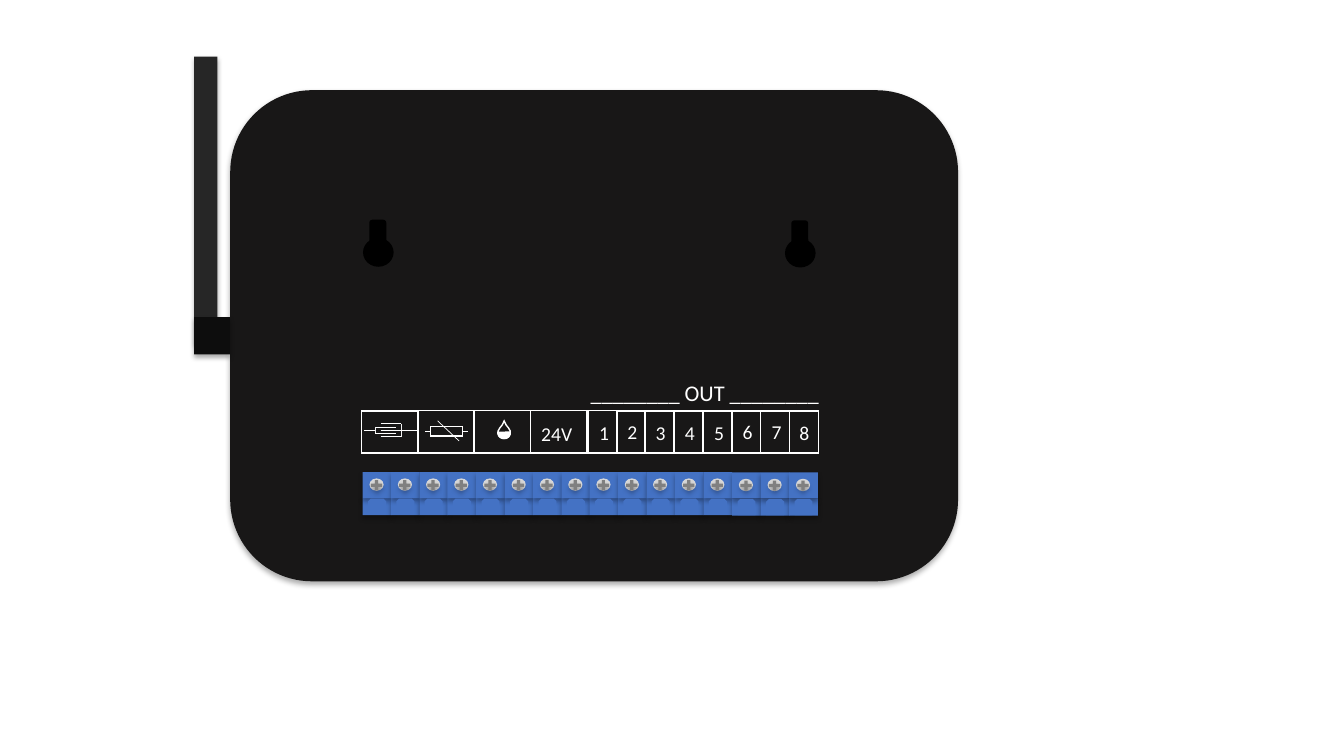
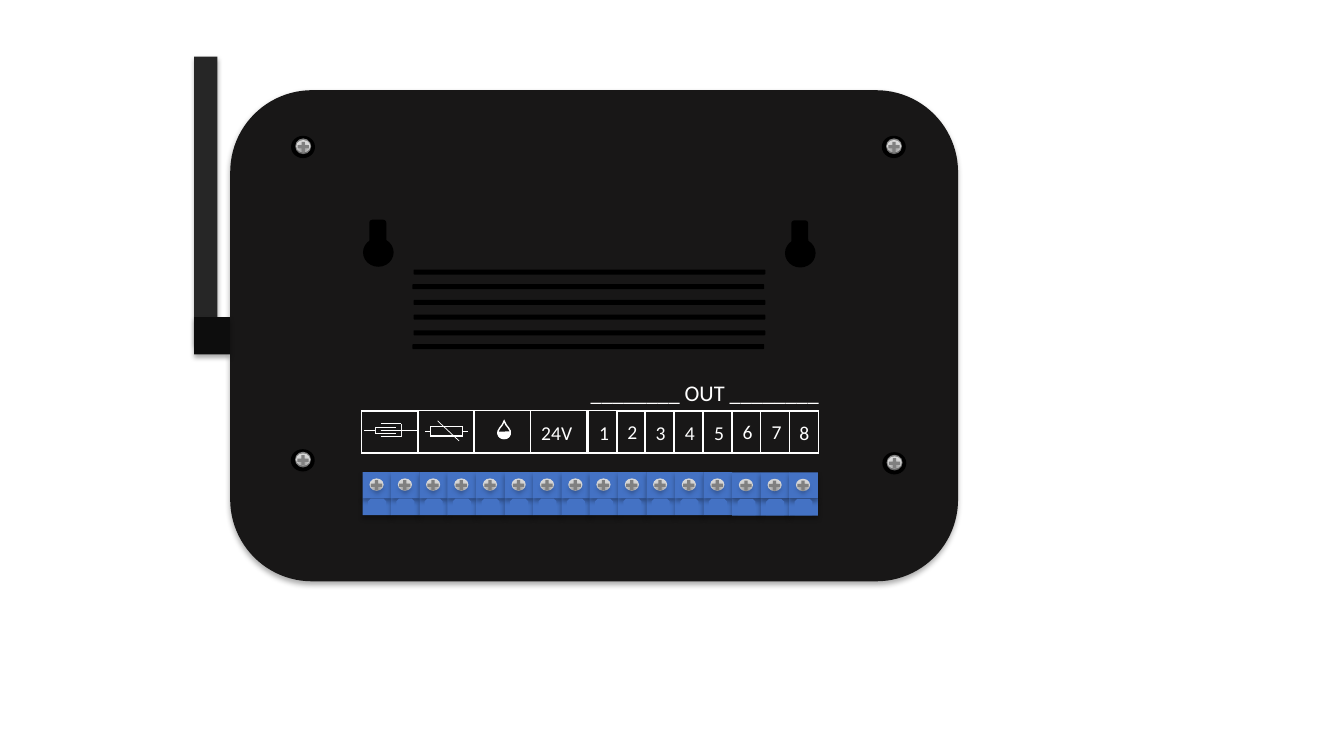
Before and after one commit to jhonalexrl/SensorActuadorInvernadero, a slide deck: slide 2 of CONTROL INV.pptx. Drawn at 1344x756 pixels with LibreOffice and Linux fonts; fonts in the diff are those of the drawing. Boxes give left, top, right and bottom in pixels: in the first picture for what was removed or moved away, otherwise in the second. Text is boxed around its words. In the diff, an @@ line names an element or a change of style, - is before the commit and + after.

```diff
--- a/CONTROL INV.pptx
+++ b/CONTROL INV.pptx
@@ ellipse added at [287, 133, 319, 162], fill #181717 @@
@@ ellipse added at [291, 136, 316, 158], fill #000000 @@
@@ ellipse added at [295, 138, 312, 154], fill #808080 @@
@@ plus sign added at [295, 140, 311, 153], fill #808080 @@
@@ ellipse added at [296, 140, 311, 152], fill #D9D9D9 @@
@@ ellipse added at [878, 133, 909, 162], fill #181717 @@
@@ ellipse added at [882, 136, 906, 158], fill #000000 @@
@@ ellipse added at [886, 138, 902, 154], fill #808080 @@
@@ plus sign added at [886, 140, 901, 153], fill #808080 @@
@@ ellipse added at [887, 140, 901, 152], fill #D9D9D9 @@
@@ rounded rectangle added at [411, 267, 766, 278], fill #181717 @@
@@ rounded rectangle added at [413, 269, 765, 274], fill #000000 @@
@@ rounded rectangle added at [410, 281, 765, 292], fill #181717 @@
@@ rounded rectangle added at [411, 297, 766, 309], fill #181717 @@
@@ rounded rectangle added at [412, 284, 764, 289], fill #000000 @@
@@ rounded rectangle added at [411, 313, 766, 324], fill #181717 @@
@@ rounded rectangle added at [411, 328, 766, 339], fill #181717 @@
@@ rounded rectangle added at [413, 300, 765, 306], fill #000000 @@
@@ rounded rectangle added at [413, 315, 765, 320], fill #000000 @@
@@ rounded rectangle added at [410, 342, 765, 353], fill #181717 @@
@@ rounded rectangle added at [412, 344, 764, 349], fill #000000 @@
@@ rounded rectangle added at [413, 331, 765, 336], fill #000000 @@
@@ ellipse added at [287, 447, 319, 476], fill #181717 @@
@@ ellipse added at [291, 450, 316, 472], fill #000000 @@
@@ ellipse added at [295, 452, 312, 468], fill #808080 @@
@@ plus sign added at [295, 454, 311, 467], fill #808080 @@
@@ ellipse added at [296, 454, 311, 466], fill #D9D9D9 @@
@@ ellipse added at [879, 450, 910, 479], fill #181717 @@
@@ ellipse added at [882, 453, 906, 475], fill #000000 @@
@@ ellipse added at [887, 455, 903, 471], fill #808080 @@
@@ ellipse added at [887, 457, 901, 469], fill #D9D9D9 @@
@@ plus sign added at [887, 457, 902, 470], fill #808080 @@
```
Also in this commit, not shown: 1 other slide changed, 1 slide added.
